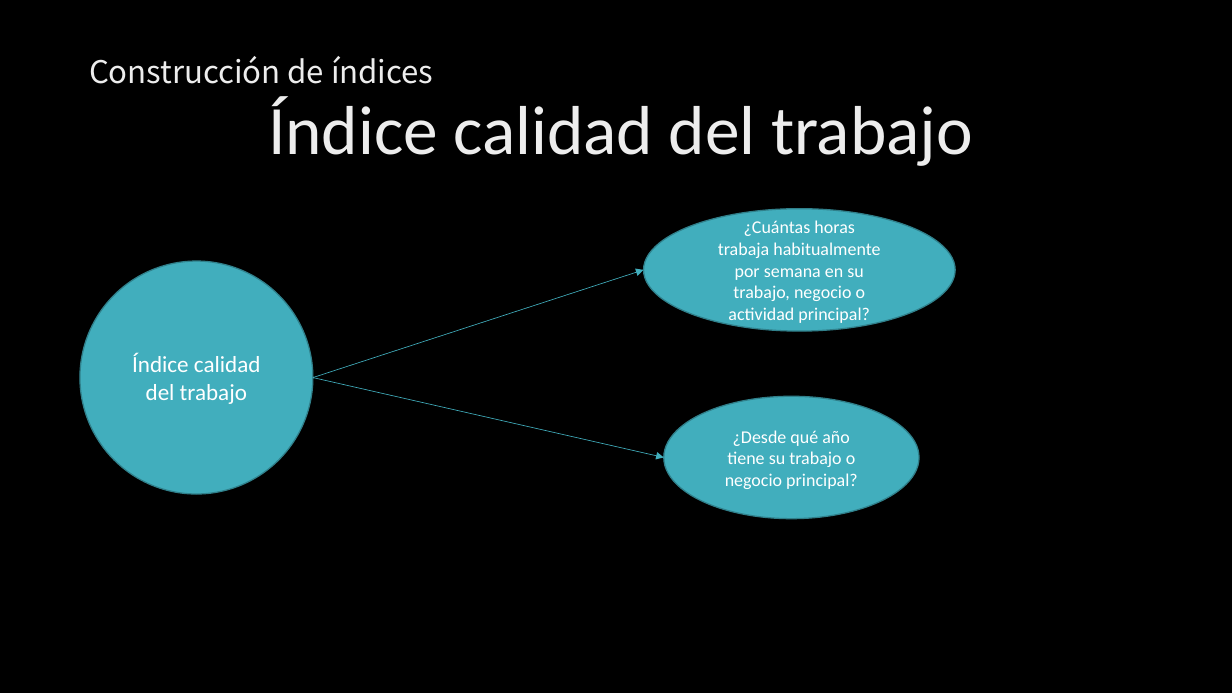
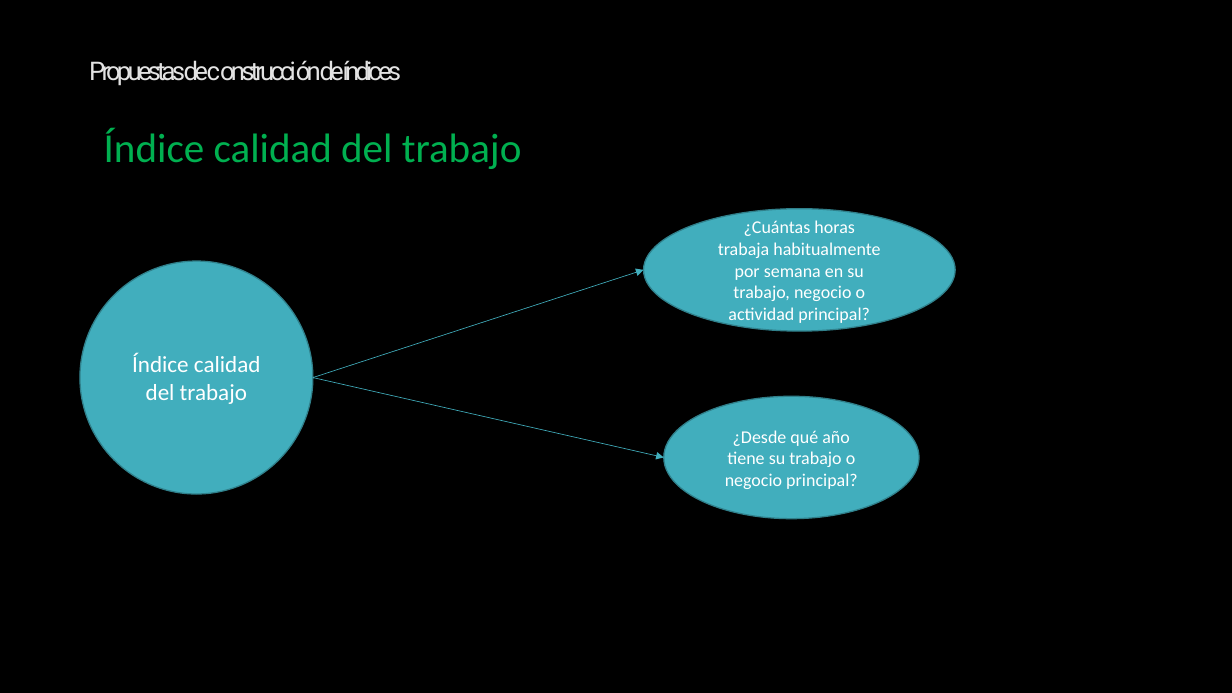
Before and after one commit to Sud-Austral/ds_indices, a slide deck: slide 28 of indices.pptx. Drawn at 1232x693 pixels with LibreOffice and Linux fonts; fonts in the diff are those of the drawing; background and template pictures are left out. Boxes give left, top, right and bottom in pixels: in the first picture for what was removed or moved away, otherwise in the second. Text is boxed around its words. In the diff, an @@ line names an element or a change of style, - is before the commit and + after.

```diff
--- a/indices.pptx
+++ b/indices.pptx
@@ text "Propuestas de construcción de índices" at [89,60,402,86]: vertical alignment middle to top @@
@@ text at [89,60,402,86]: text changed; size 24.3 to 20 pt; font Noto Sans CJK KR to Roboto; text colour gradient #BFBFBF to #EDEDED to #FFFFFF to gradient #969696 to #E3E3E3 to #FFFFFF @@
-Construcción de índices
+Propuestas de construcción de índices
@@ title "Índice calidad del trabajo": place and size @@
-title "Índice calidad del trabajo" at [268,96,973,166]
+title "Índice calidad del trabajo" at [104,128,522,169]
@@ title "Índice calidad del trabajo" at [104,128,522,169]: size 54 to 32 pt, text colour gradient #BFBFBF to #EDEDED to #FFFFFF to #00B050 @@
```
Also in this commit, not shown: 33 other slides changed, 1 slide added, 1 slide removed.
